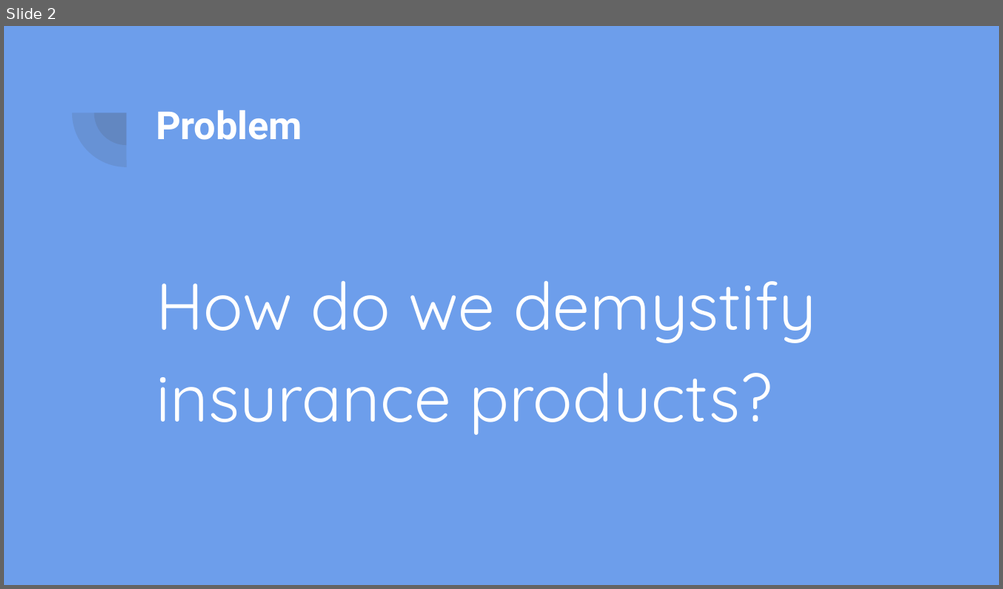
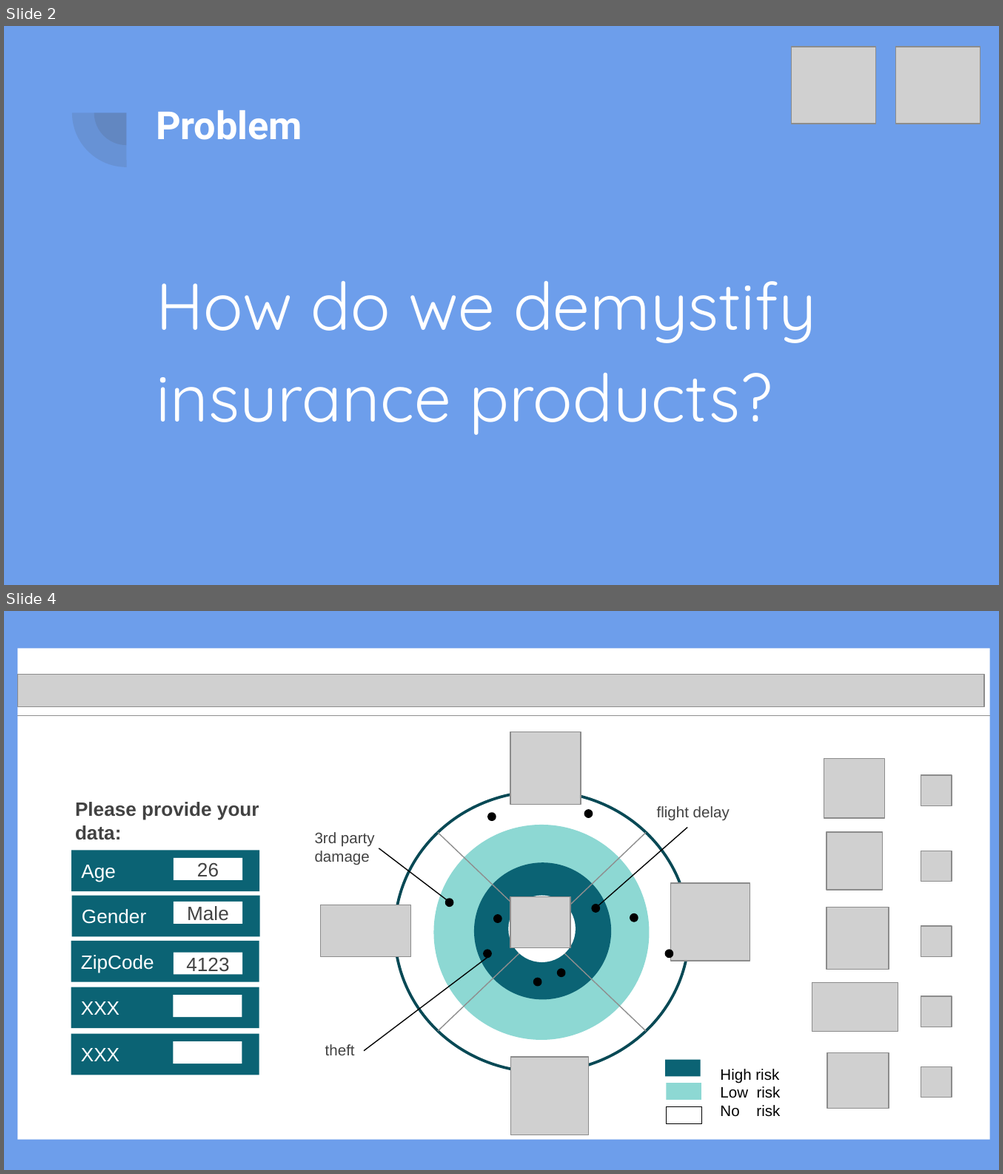
Before and after one commit to julia-dizhak/insurance-data-visualization, a slide deck: docs/Risk-Score.pptx. Shown one above the other, each under a label of ours: slide 2 before the commit, slides 2 and 4 after it; the slides between them are not shown. The pictures are 1003x589 and 1003x1174 pixels, drawn with LibreOffice and Linux fonts; fonts in the diff are those of the drawing; grey boxes stand for pictures. Boxes give left, top, right and bottom in pixels: in the first picture for what was removed or moved away, otherwise in the second. Text is boxed around its words. In the diff, an @@ line names an element or a change of style, - is before the commit and + after.

```diff
--- a/docs/Risk-Score.pptx
+++ b/docs/Risk-Score.pptx
@@ slide 4 added at (4, 611, 999, 1170), background #6D9EEB; not listed: 1 template element that a slide beside it also shows @@
@@ rectangle added at (18, 648, 990, 1139), fill #FFFFFF @@
@@ picture added at (18, 675, 984, 707) @@
@@ line added from (18, 715) to (990, 715), #8E8E8E 0.75 pt @@
@@ picture added at (823, 759, 884, 819) @@
@@ picture added at (920, 775, 950, 806) @@
@@ text added at (315, 832, 375, 866), 11 pt, text #424242 @@
+3rd party damage
@@ picture added at (826, 832, 882, 889) @@
@@ line added from (379, 849) to (447, 900), #000000 0.75 pt @@
@@ picture added at (920, 851, 950, 882) @@
@@ picture added at (826, 908, 888, 970) @@
@@ picture added at (920, 926, 950, 957) @@
@@ picture added at (811, 983, 897, 1032) @@
@@ picture added at (920, 997, 950, 1028) @@
@@ group added at (71, 802, 259, 1074): 10 rectangles, 1 text @@
+Please provide your data:
+Age
+Gender
+ZipCode
+26
+Male
+4123
+XXX
+XXX
@@ group added at (320, 732, 749, 1136): 14 ellipses, 5 pictures, 4 lines, 2 texts @@
+flight delay
+theft
@@ picture added at (826, 1054, 888, 1109) @@
@@ rectangle added at (666, 1059, 700, 1076), fill #0B6374 @@
@@ text added at (720, 1069, 780, 1117), 11 pt, text #000000 @@
+High risk
+Low risk
+No risk
@@ picture added at (920, 1068, 950, 1099) @@
@@ rectangle added at (666, 1083, 701, 1100), fill #8DD8D3 @@
@@ rectangle added at (666, 1108, 701, 1125), fill #FFFFFF, outline #000000 0.25 pt @@
@@ slide 2 changed as well @@
@@ picture added at (791, 47, 875, 124) @@
@@ picture added at (895, 47, 979, 124) @@
```
Also in this commit, not shown: 2 other slides changed, 1 other slide added, 4 slides removed, 1 other file.
